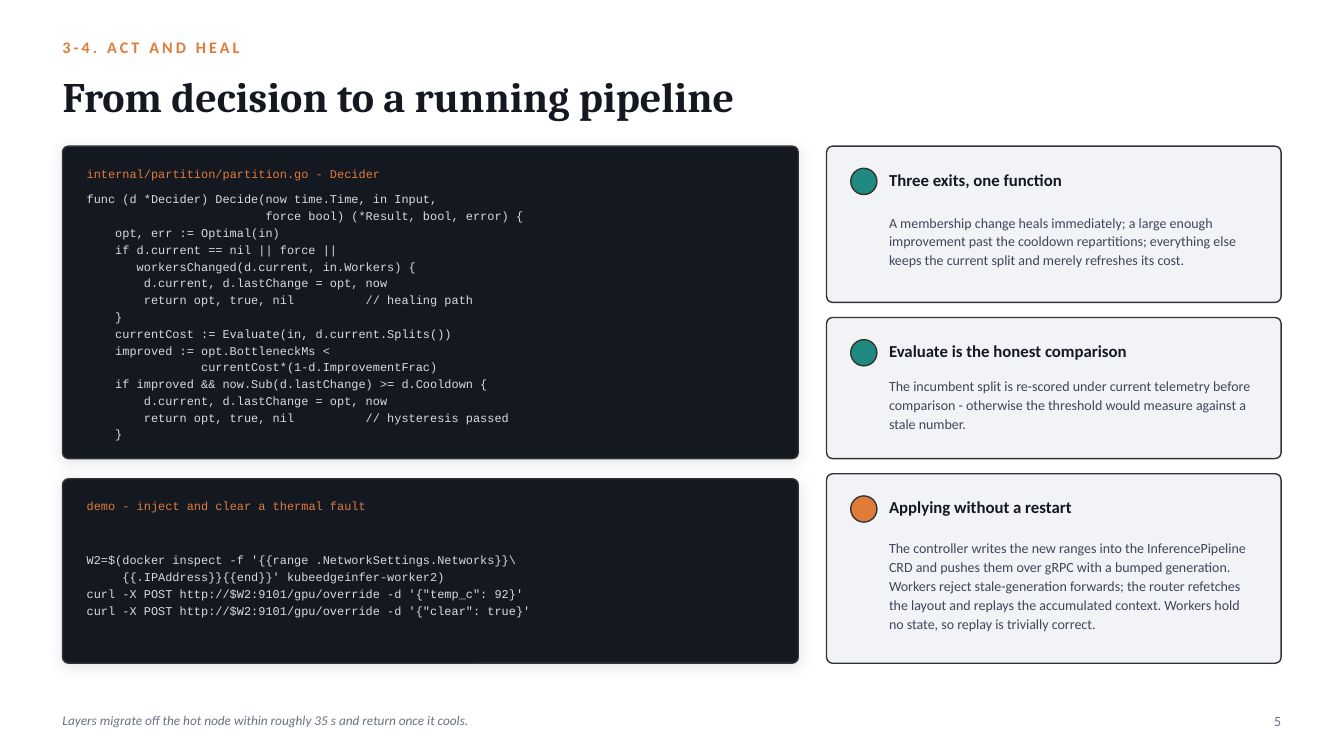
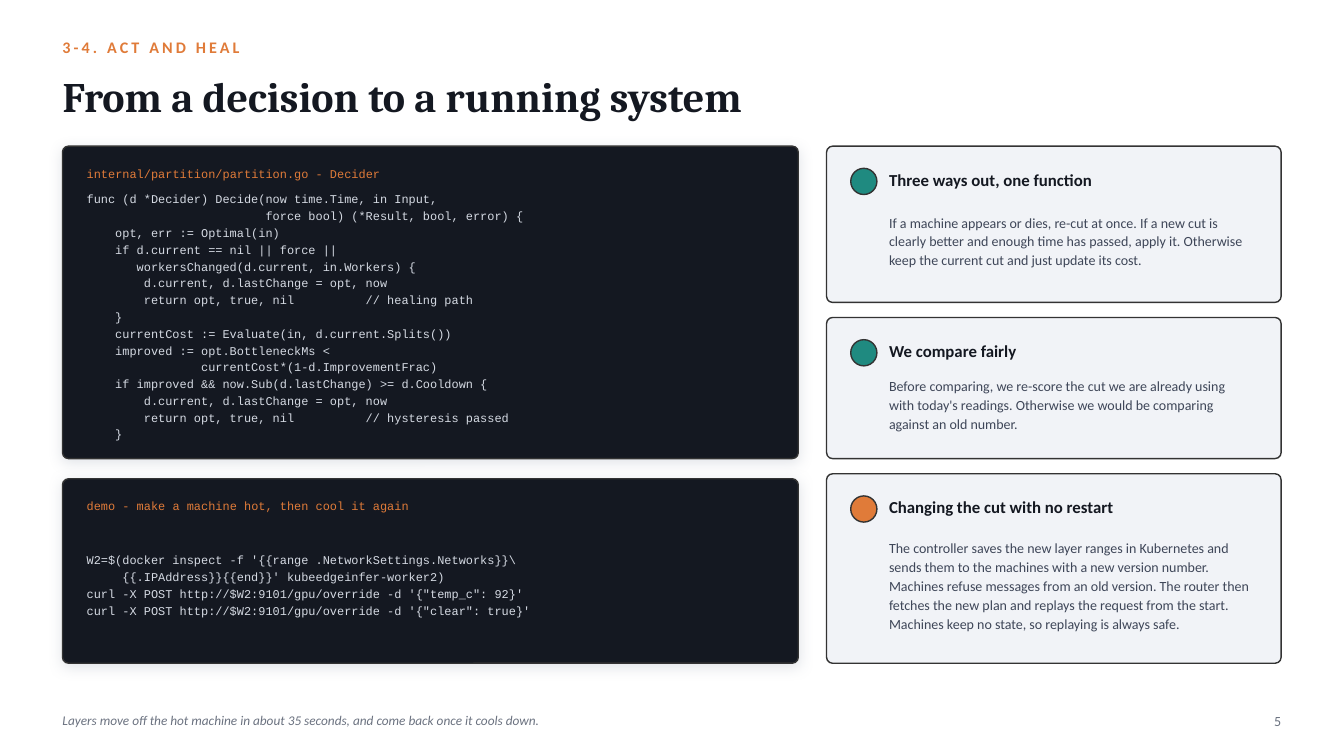
Before and after one commit to karnati-praveen/ebpf-, a slide deck: slide 5 of docs/presentation/KubeEdgeInfer-CodeDemo.pptx. Drawn at 1344x756 pixels with LibreOffice and Linux fonts; fonts in the diff are those of the drawing. Boxes give left, top, right and bottom in pixels: in the first picture for what was removed or moved away, otherwise in the second. Text is boxed around its words. In the diff, an @@ line names an element or a change of style, - is before the commit and + after.

```diff
--- a/docs/presentation/KubeEdgeInfer-CodeDemo.pptx
+++ b/docs/presentation/KubeEdgeInfer-CodeDemo.pptx
@@ text at (63, 83, 742, 122): text changed @@
-From decision to a running pipeline
+From a decision to a running system
@@ text at (889, 174, 1092, 189): text changed @@
-Three exits, one function
+Three ways out, one function
@@ text at (889, 218, 1243, 268): text changed @@
-A membership change heals immediately; a large enough improvement past the cooldown repartitions; everything else keeps the current split and merely refreshes its cost.
+If a machine appears or dies, re-cut at once. If a new cut is clearly better and enough time has passed, apply it. Otherwise keep the current cut and just update its cost.
@@ text at (889, 345, 1016, 360): text changed @@
-Evaluate is the honest comparison
+We compare fairly
@@ text at (889, 381, 1225, 432): text changed @@
-The incumbent split is re-scored under current telemetry before comparison - otherwise the threshold would measure against a stale number.
+Before comparing, we re-score the cut we are already using with today's readings. Otherwise we would be comparing against an old number.
@@ text at (87, 502, 409, 513): text changed @@
-demo - inject and clear a thermal fault
+demo - make a machine hot, then cool it again
@@ text at (889, 501, 1113, 516): text changed @@
-Applying without a restart
+Changing the cut with no restart
@@ text at (889, 543, 1249, 632): text changed @@
-The controller writes the new ranges into the InferencePipeline CRD and pushes them over gRPC with a bumped generation. Workers reject stale-generation forwards; the router refetches the layout and replays the accumulated context. Workers hold no state, so replay is trivially correct.
+The controller saves the new layer ranges in Kubernetes and sends them to the machines with a new version number. Machines refuse messages from an old version. The router then fetches the new plan and replays the request from the start. Machines keep no state, so replaying is always safe.
@@ text at (62, 716, 539, 727): text changed @@
-Layers migrate off the hot node within roughly 35 s and return once it cools.
+Layers move off the hot machine in about 35 seconds, and come back once it cools down.
```
Also in this commit, not shown: 5 other slides changed, 10 other files.
